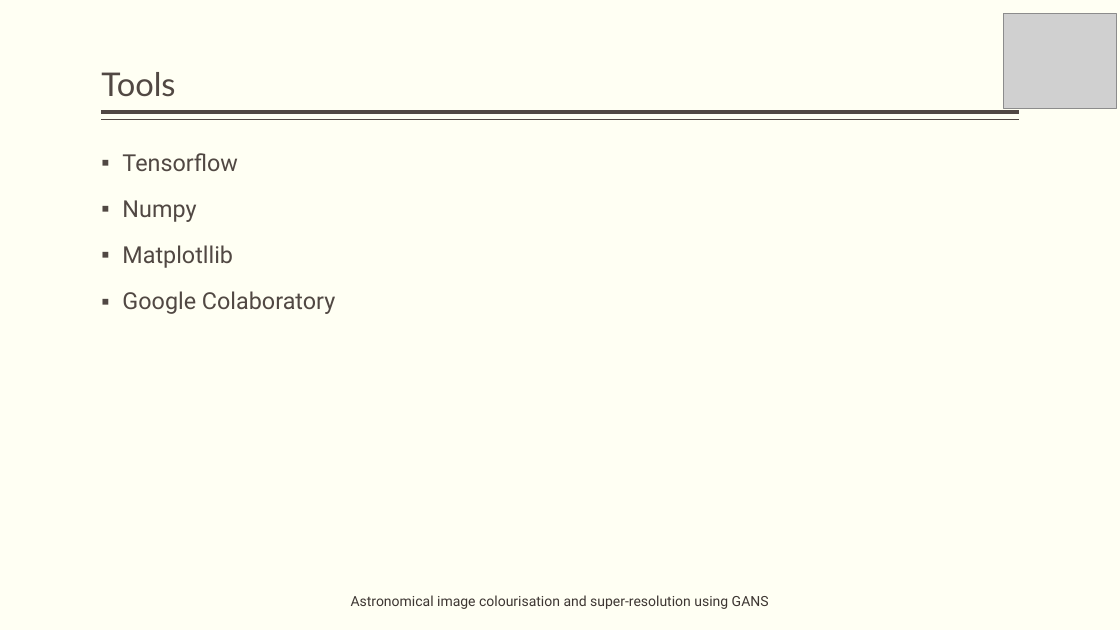
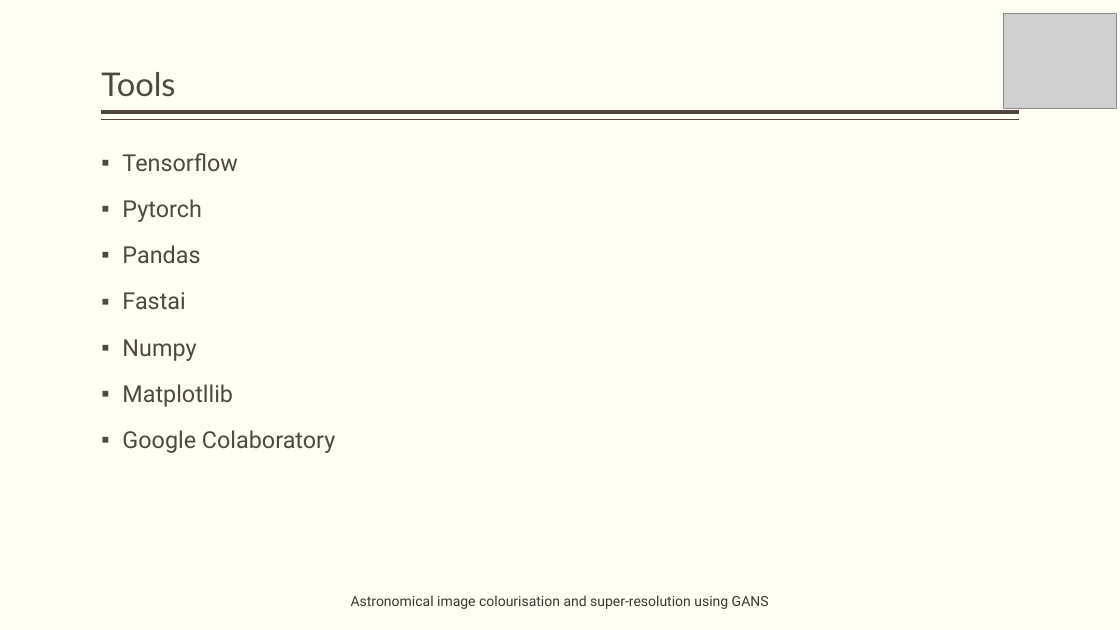
Before and after one commit to obi-wan-shinobi/Literature-Review, a slide deck: slide 6 of Presentation/Stage_2/stage_2_presentation.pptx. Drawn at 1120x630 pixels with LibreOffice and Linux fonts; fonts in the diff are those of the drawing; grey boxes stand for pictures. Boxes give left, top, right and bottom in pixels: in the first picture for what was removed or moved away, otherwise in the second. Text is boxed around its words. In the diff, an @@ line names an element or a change of style, - is before the commit and + after.

```diff
--- a/Presentation/Stage_2/stage_2_presentation.pptx
+++ b/Presentation/Stage_2/stage_2_presentation.pptx
@@ text at (122,199,201,309): paragraphs added @@
+▪ Pytorch
+▪ Pandas
+▪ Fastai
```
Also in this commit, not shown: 6 other slides changed, 8 slides added, 7 other files.
